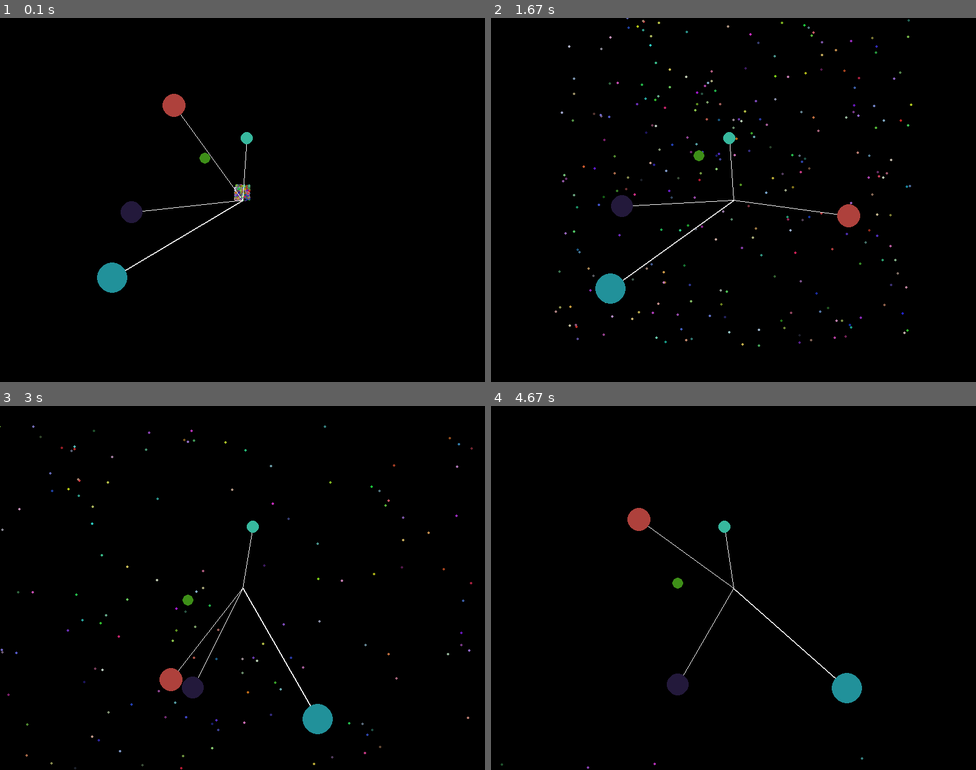
Above: before the commit, frames 1-4 (two rows, left to right).
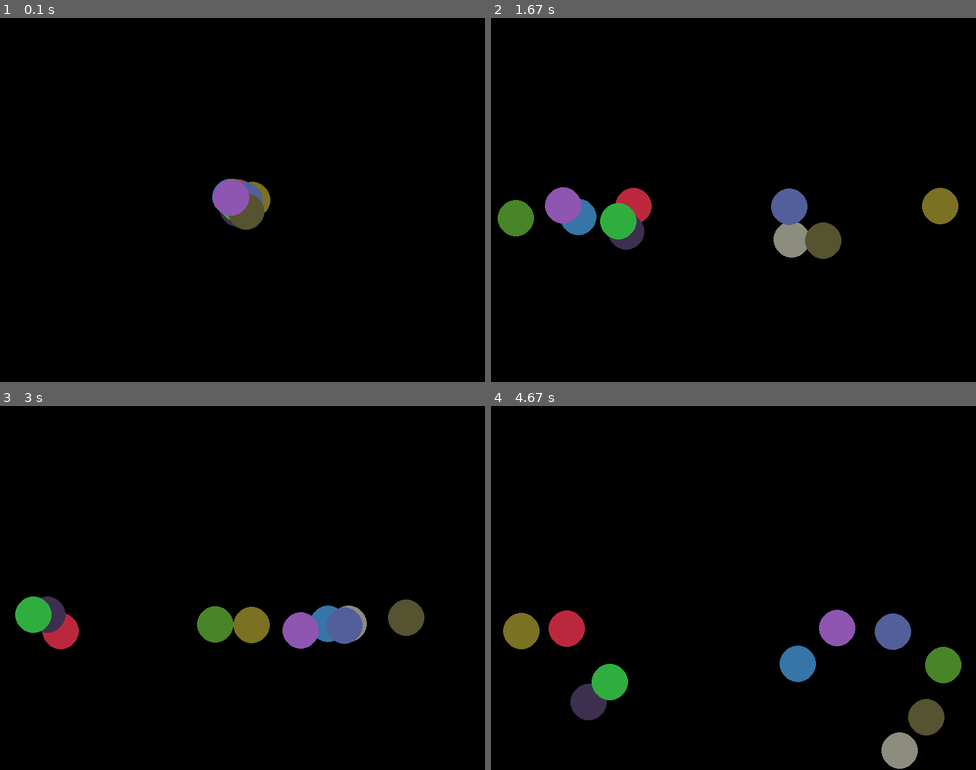
Above: after the commit, the same moments.

Repository: HeatGub/Pygame-playground
Game: pygame game, started from main.py
Two runs of this game, one before a commit and one after it. Both use one fixed random seed, a clock stepped at 60 frames per second and the inputs below.
Inputs:
- Up to frame 1 (0.1 s): no input
- Up to frame 2 (1.67 s): no input
- Up to frame 3 (3 s): no input
- Up to frame 4 (4.67 s): no input

The runs differ from the first frame. In frame 1, 2.3% of the frame differs, in the area x 20-56%, y 20-76%; in frame 2, 6.6%; in frame 3, 5.9%; in frame 4, 6.9%, in the area x 2-97%, y 28-100%.

Commit message:
simple bouncing off the walls

Diff:
--- a/functions.py
+++ b/functions.py
@@ -1,6 +1,7 @@
 
 import random
 import numpy as np
+import pygame
 # from main import pygame, SCREEN, WIDTH, HEIGHT, gravity
 
 class SimplePendulum:
@@ -14,7 +15,7 @@
         self.angAcc = 0
 
     def update(self):
-        from main import pygame, SCREEN, WIDTH, HEIGHT, gravity
+        from main import SCREEN, WIDTH, HEIGHT, gravity
 
         self.force = gravity * np.sin(self.angle)
         self.angAcc = (-1 * self.force) / self.len
@@ -37,12 +38,26 @@
         self.color=[random.randint(20,200),random.randint(20,200),random.randint(20,200)]
 
     def update(self):
-        from main import pygame, SCREEN, WIDTH, HEIGHT, gravity
+        from main import SCREEN, WIDTH, HEIGHT, gravity
         # self.forceY = gravity #mass later
         # self.forceX = 0
-        self.accY = gravity/20 #slow them down for now/
+        self.accY = gravity #slow them down for now/
         self.velY += self.accY
         self.y += self.velY
         self.x += self.velX
 
+        #bounce off the walls
+        if (self.x - self.radius) <= 0: #LEFT
+            self.x = 0 + self.radius #otherwise falls off the screen
+            self.velX = -self.velX
+        elif (self.x + self.radius) >= WIDTH: #RIGHT
+            self.x = WIDTH - self.radius
+            self.velX = -self.velX
+        if (self.y + self.radius) >= HEIGHT: #BOTTOM
+            self.y = HEIGHT - self.radius
+            self.velY = -self.velY
+        elif (self.y - self.radius) <= 0: #TOP
+            self.y = 0 + self.radius
+            self.velY = -self.velY
+
         pygame.draw.circle(SCREEN, self.color, [self.x, self.y], self.radius)
--- a/main.py
+++ b/main.py
@@ -14,15 +14,18 @@
 FPS = 60
 gravity = 1
 
-pendulums = []
-for i in range(5):
-    p = functions.SimplePendulum(WIDTH/2, HEIGHT/2, random.randint(50,250), -1-3*random.random())
-    pendulums.append(p)
+# pendulums = []
+# for i in range(5):
+#     p = functions.SimplePendulum(WIDTH/2, HEIGHT/2, random.randint(50,250), -1-3*random.random())
+#     pendulums.append(p)
 
 balls = []
-for i in range(300):
-    b = functions.Ball(WIDTH/2,HEIGHT/2,-3 + 6*random.random(),-6*random.random(), 2)
+ballsSpeed = 10
+ballSize = HEIGHT/20
+for i in range(10):
+    b = functions.Ball(WIDTH/2,HEIGHT/2, -ballsSpeed/2+ballsSpeed*random.random(),-ballsSpeed/2+ballsSpeed*random.random(), ballSize)
     balls.append(b)
+
 
 def drawWindow():
     SCREEN.fill('black')
@@ -30,8 +33,8 @@
         balls[i].update()
         # if i == 1:
         #     print(b.velY)
-    for pendulum in pendulums:
-        pendulum.update()
+    # for pendulum in pendulums:
+    #     pendulum.update()
     pygame.display.flip() #redraws whole screen
 
 def gameLoop():
